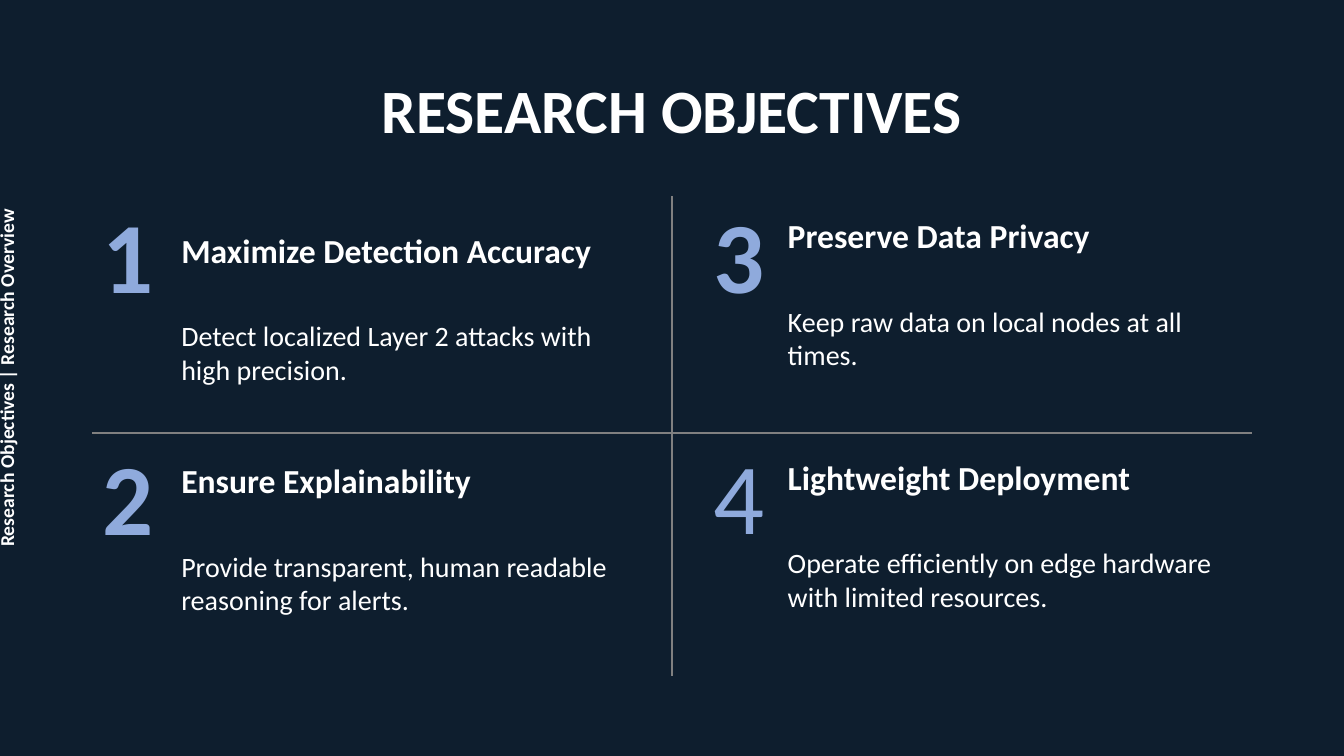
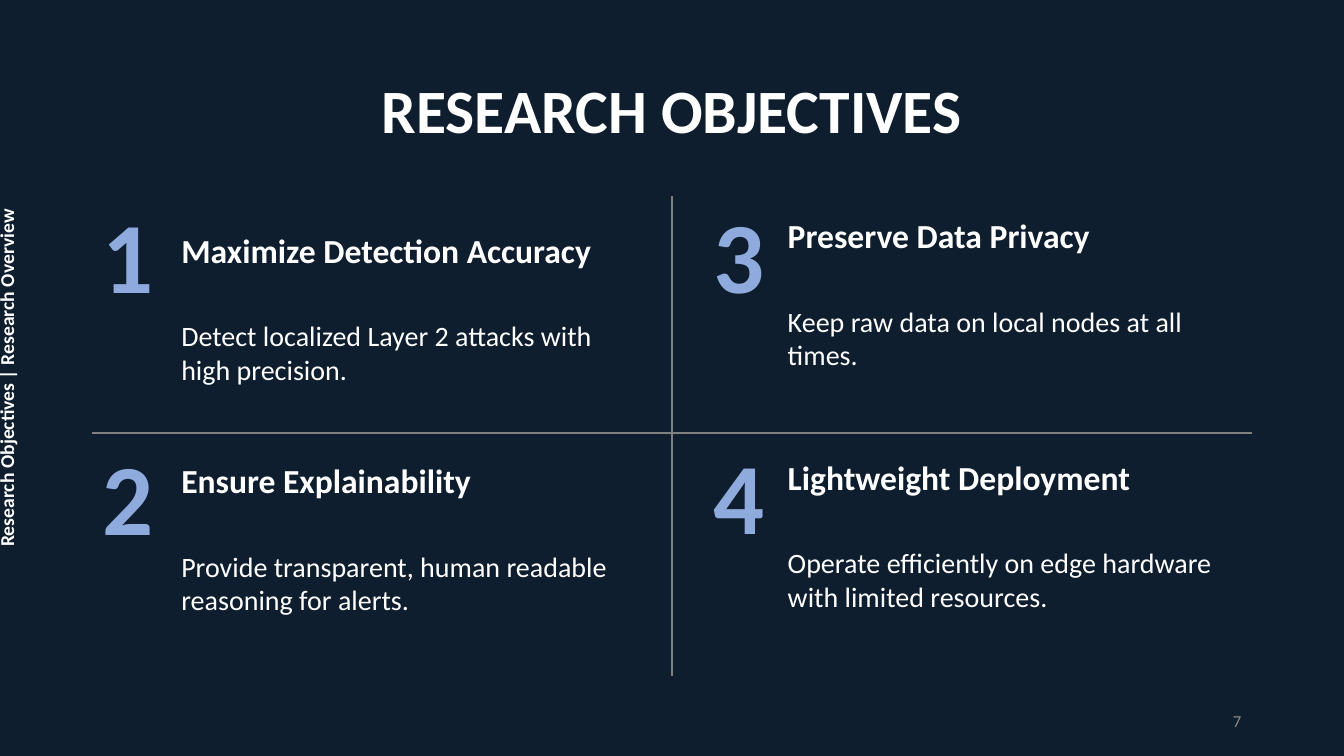
Before and after one commit to ghasemizade/research-gate, a slide deck: slide 7 of proposal-present-slides.pptx. Drawn at 1344x756 pixels with LibreOffice and Linux fonts; fonts in the diff are those of the drawing. Boxes give left, top, right and bottom in pixels: in the first picture for what was removed or moved away, otherwise in the second. Text is boxed around its words. In the diff, an @@ line names an element or a change of style, - is before the commit and + after.

```diff
--- a/proposal-present-slides.pptx
+++ b/proposal-present-slides.pptx
@@ text "4" at bbox=[713, 468, 764, 534]: bold on @@
@@ page number added at bbox=[1233, 716, 1241, 727], 12 pt, text #8C8C8C @@
+7
```
Also in this commit, not shown: 6 other slides changed, 5 slides added, 1 other file.
